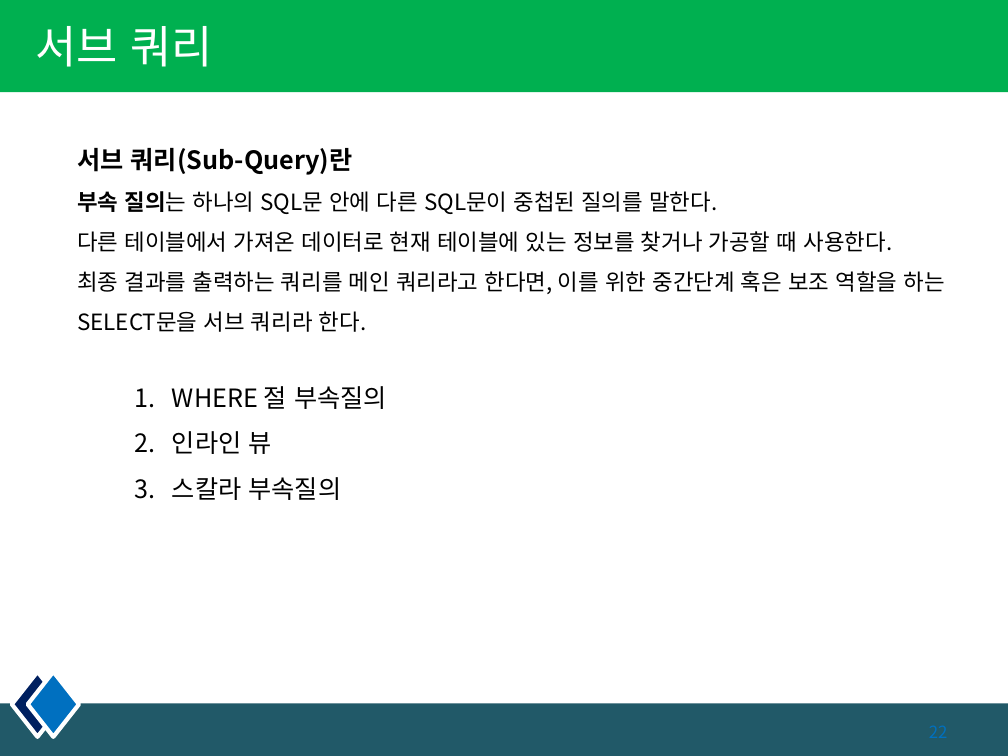
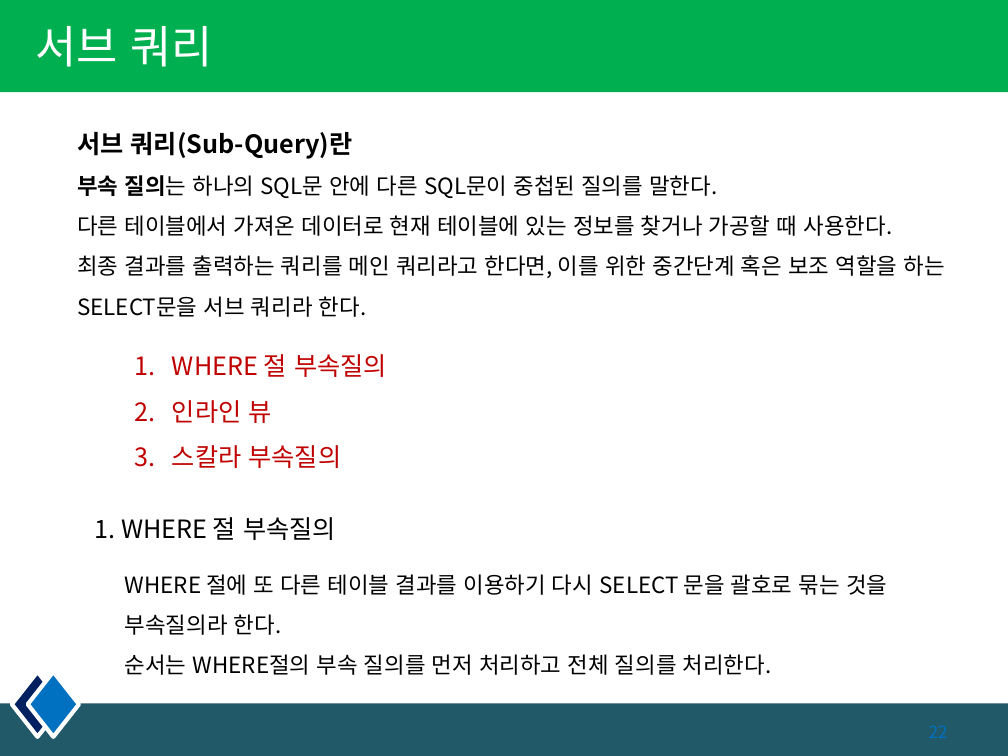
Before and after one commit to kiyongee2/green_project_web, a slide deck: slide 22 of db_ppt/4장. select_join.pptx. Drawn at 1008x756 pixels with LibreOffice and Linux fonts; fonts in the diff are those of the drawing. Boxes give left, top, right and bottom in pixels: in the first picture for what was removed or moved away, otherwise in the second. Text is boxed around its words. In the diff, an @@ line names an element or a change of style, - is before the commit and + after.

```diff
--- a/db_ppt/4장. select_join.pptx
+++ b/db_ppt/4장. select_join.pptx
@@ text "서브 쿼리(Sub-Query)란": place and size @@
-text "서브 쿼리(Sub-Query)란" at bbox=[77, 148, 944, 332]
+text "서브 쿼리(Sub-Query)란" at bbox=[77, 132, 944, 317]
@@ text "WHERE 절 부속질의": place and size @@
-text "WHERE 절 부속질의" at bbox=[172, 386, 387, 500]
+text "WHERE 절 부속질의" at bbox=[172, 354, 387, 468]
@@ text "WHERE 절 부속질의" at bbox=[172, 354, 387, 468]: text colour #000000 to #C00000 @@
@@ text added at bbox=[94, 517, 336, 540], 18 pt, text #000000 @@
+1. WHERE 절 부속질의
@@ text added at bbox=[125, 574, 887, 675], 16 pt, text #000000 @@
+WHERE 절에 또 다른 테이블 결과를 이용하기 다시 SELECT 문을 괄호로 묶는 것을 부속질의라 한다.
+순서는 WHERE절의 부속 질의를 먼저 처리하고 전체 질의를 처리한다.
```
Also in this commit, not shown: 6 other slides changed, 8 slides added, 3 slides removed, 10 other files.
